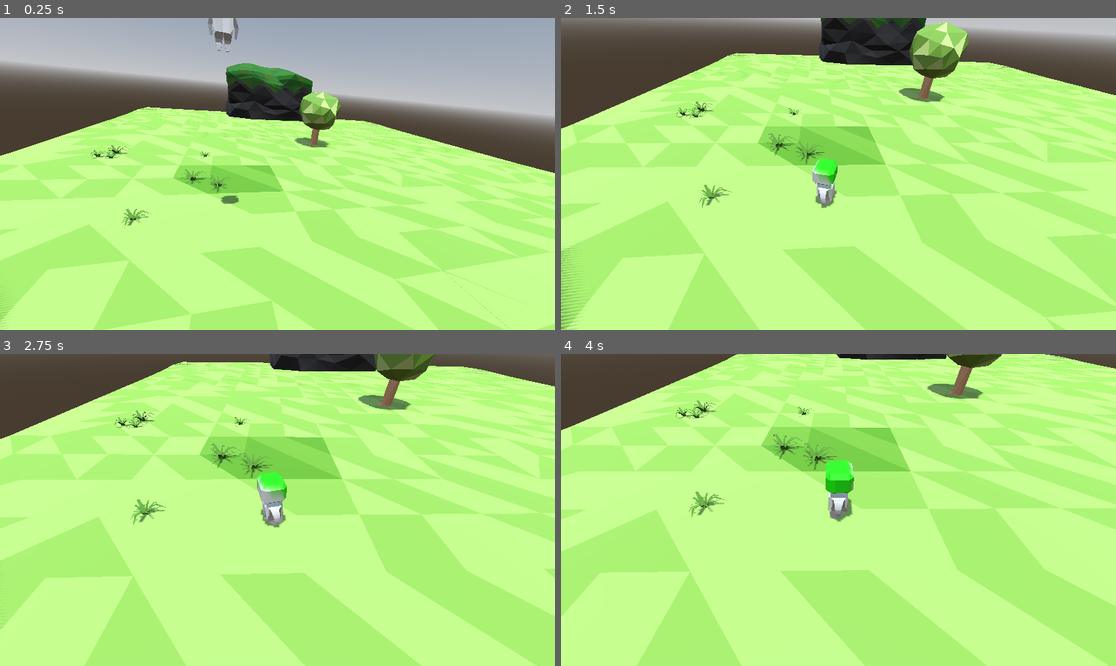
Above: before the commit, frames 1-4 (two rows, left to right).
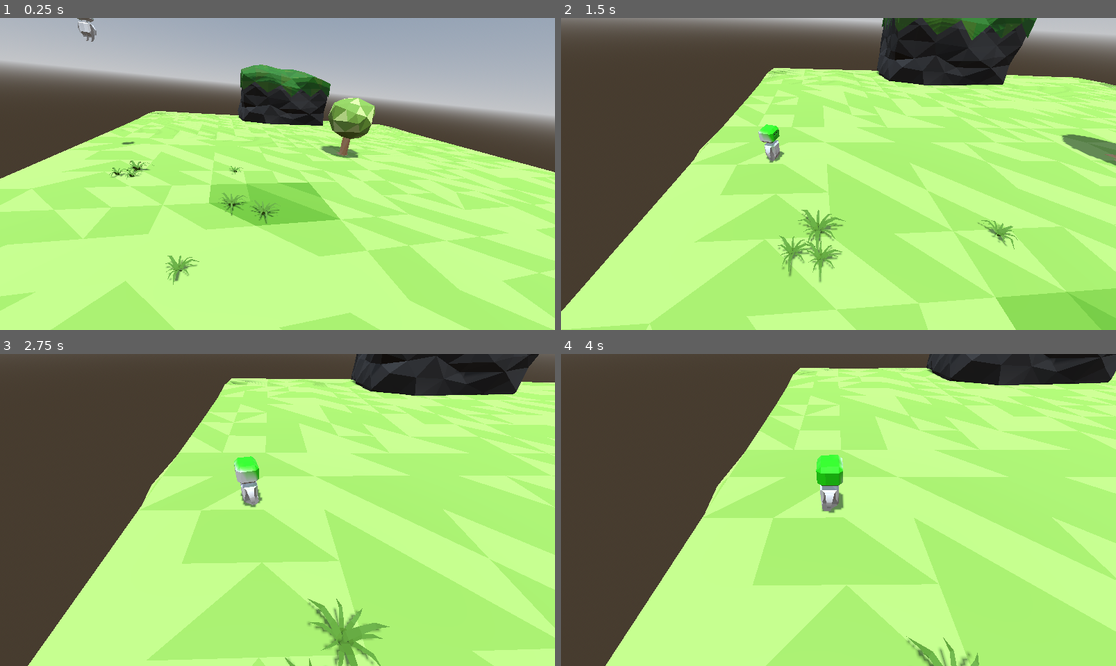
Above: after the commit, the same moments.

Repository: AYT04/SmallWorld4
Game: Godot game, scene res://scenes/scn_dev/scn_dev.tscn
Two runs of this game, one before a commit and one after it. Both use one fixed random seed, a clock stepped at 60 frames per second and the inputs below.
Inputs:
- Up to frame 1 (0.25 s): no input
- Up to frame 2 (1.5 s): tap Enter at 0.5 s; hold D (right) 0.53-1.28 s; hold S (down) from 1.28 s (still down)
- Up to frame 3 (2.75 s): release S (down) at 2.03 s; hold D (right) from 2.03 s (still down)
- Up to frame 4 (4 s): release D (right) at 2.78 s; hold W (up) 2.78-3.53 s; hold A (left) from 3.53 s (still down)

The runs differ from the first frame. In frame 1, 37% of the frame differs, in the area x 0-100%, y 0-100%; in frame 2, 58%; in frame 3, 63%; in frame 4, 65%.

Commit message:
Add option to desactivate controller

Diff:
--- a/scenes/scn_dev/scn_dev.tscn
+++ b/scenes/scn_dev/scn_dev.tscn
@@ -36,7 +36,7 @@
 transform = Transform3D(1, 0, 0, 0, 1, 0, 0, 0, 1, 0, 1.55672, 0)
 
 [node name="Player" type="CharacterBody3D" parent="beginnerIsland"]
-transform = Transform3D(-0.951105, 0, 0.308868, 0, 1, 0, -0.308868, 0, -0.951105, -9.08754, 10.2392, 12.048)
+transform = Transform3D(-0.951105, 0, 0.308868, 0, 1, 0, -0.308868, 0, -0.951105, -19.1114, 11.1454, -0.445796)
 
 [node name="glbmesh" parent="beginnerIsland/Player" instance=ExtResource("3_e3t0f")]
 transform = Transform3D(0.95073, 0, 0.310013, 0, 1, 0, -0.310013, 0, 0.95073, -0.024497, -0.086031, -0.0242195)
@@ -54,12 +54,12 @@
 light_energy = 0.258
 shadow_enabled = true
 
-[node name="Camera3D" type="Camera3D" parent="." node_paths=PackedStringArray("target")]
-transform = Transform3D(0.951105, -1.45369e-08, -0.308868, 0.0993436, 0.946863, 0.305911, 0.292455, -0.321638, 0.900566, -9.08754, 5.27015, 20.1369)
+[node name="Camera3D" type="Camera3D" parent="beginnerIsland" node_paths=PackedStringArray("target")]
+transform = Transform3D(0.951105, -1.49176e-07, -0.308867, 0.0993436, 0.946863, 0.305911, 0.292455, -0.321638, 0.900566, -9.08754, 5.27015, 20.1369)
 script = ExtResource("4_vxe1e")
 translate_speed = 0.233
 rotate_speed = 0.211
 fov_speed = 0.243
 near_far_speed = 0.254
-target = NodePath("../beginnerIsland/Player")
+target = NodePath("../Player")
 offset_to_target = Vector3(0, 4, 4)
--- a/src/inputs/controller.gd
+++ b/src/inputs/controller.gd
@@ -5,6 +5,7 @@
 @export var speed: int = 200
 @export var gravity: int = 10
 @export var glbmesh: Node3D
+@export var active: bool = true # Movement can be disabled when inventory is openned for example
 
 var anim: AnimationPlayer
 var parent: CharacterBody3D
@@ -18,10 +19,12 @@
 	assert(parent is CharacterBody3D, "controller must have a CharacterBody3D as parent to control")
 
 func _process(delta):
-	update_position(delta)
+	if active:
+		update_position(delta)
 
 func _unhandled_key_input(event):
-	compute_strength(event)
+	if active:
+		compute_strength(event)
 
 # Keep track of the user inputs
 var right_strength = 0.0
@@ -49,7 +52,6 @@
 	elif event.is_action_released("up"):
 		up_strength = 0.0
 
-
 # Uses the results of compute_strength to more the parent
 func update_position(delta):
 	var userControl = Vector2.ZERO
